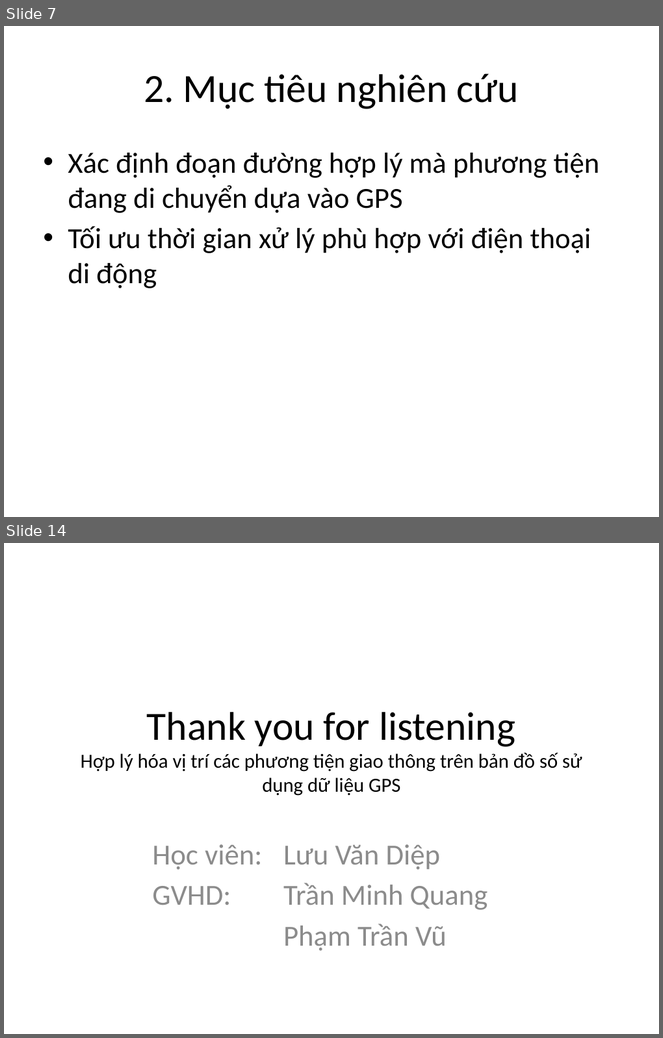
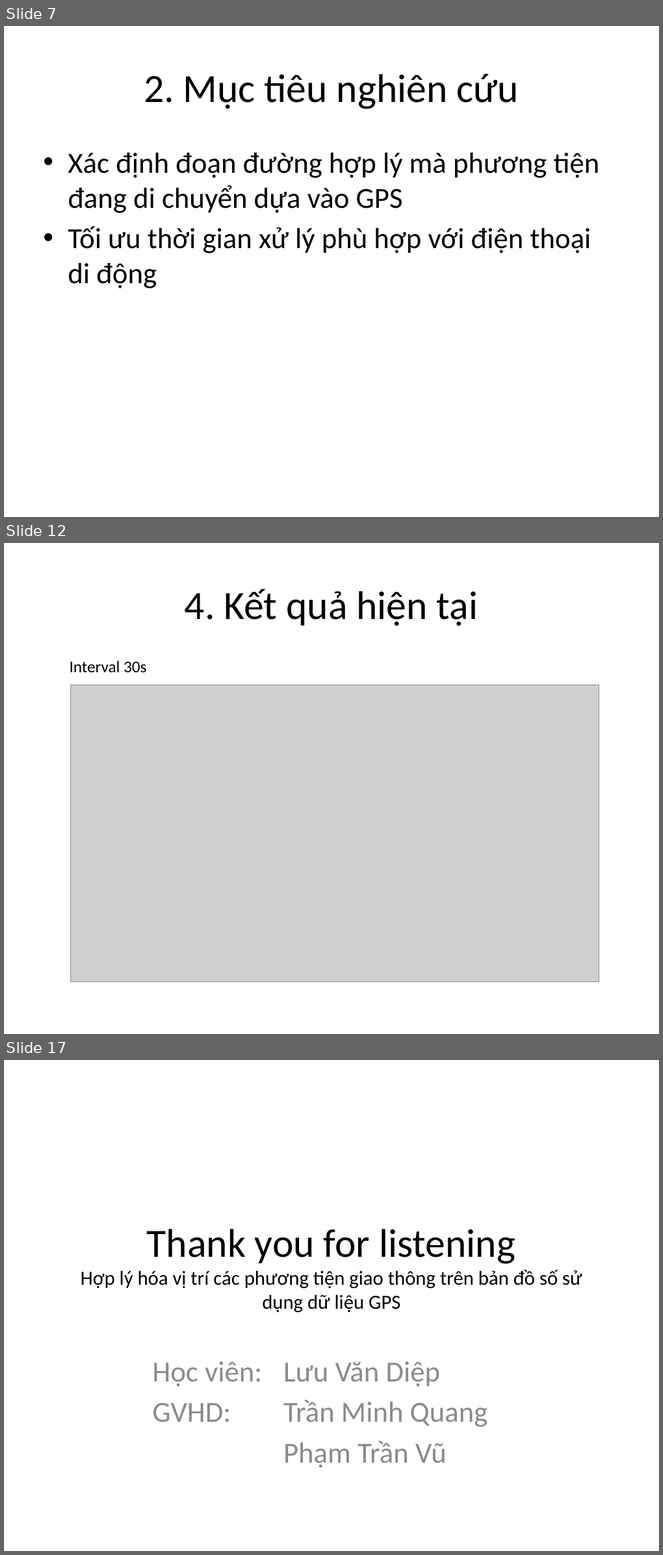
Before and after one commit to alidiepuit/master_ITS, a slide deck: New Microsoft PowerPoint Presentation.pptx. Shown one above the other, each under a label of ours: slides 7 and 14 before the commit, slides 7, 12 and 17 after it; the slides between them are not shown. The pictures are 663x1038 and 663x1555 pixels, drawn with LibreOffice and Linux fonts; fonts in the diff are those of the drawing; grey boxes stand for pictures. Boxes give left, top, right and bottom in pixels: in the first picture for what was removed or moved away, otherwise in the second. Text is boxed around its words. In the diff, an @@ line names an element or a change of style, - is before the commit and + after.

```diff
--- a/New Microsoft PowerPoint Presentation.pptx
+++ b/New Microsoft PowerPoint Presentation.pptx
@@ slide 12 added at [4, 543, 659, 1034], background #FFFFFF @@
@@ title added at [185, 589, 478, 626], 44 pt, text #000000 @@
+4. Kết quả hiện tại
@@ text added at [70, 661, 146, 673], 18 pt, text #000000 @@
+Interval 30s
@@ picture added at [71, 685, 599, 982] @@
@@ what was slide 14 is now slide 17 @@
```
Also in this commit, not shown: 7 slides changed, 2 other slides added.
